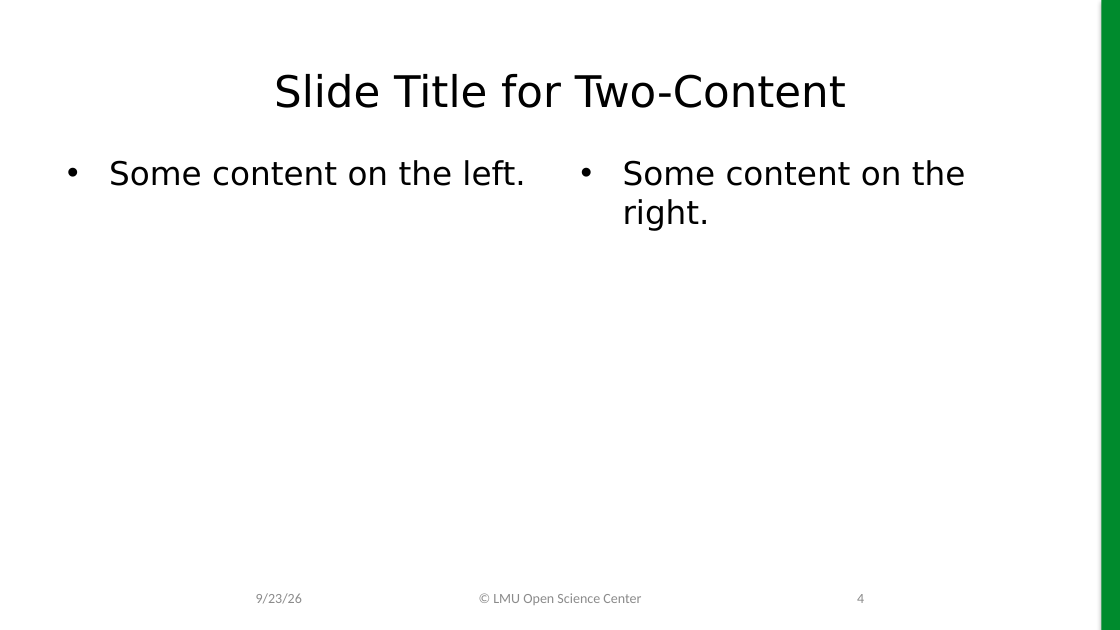
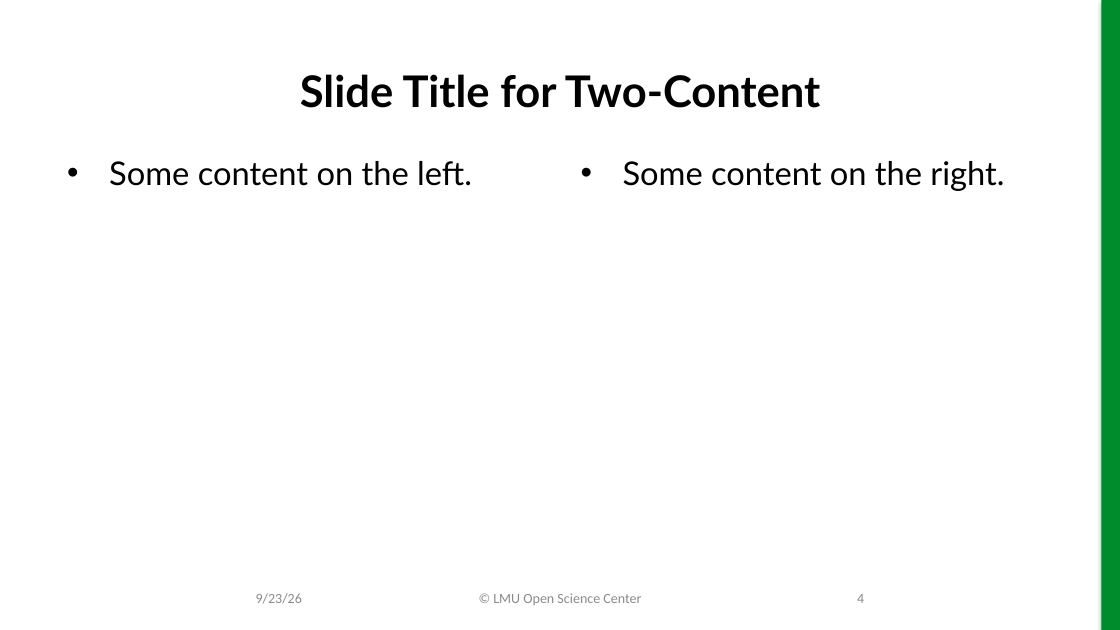
Before and after one commit to lmu-osc/train-the-trainer-test-repo-separate-slidedeck-zenodo, a slide deck: slide 4 of working-template.pptx. Drawn at 1120x630 pixels with LibreOffice and Linux fonts; fonts in the diff are those of the drawing; background and template pictures are left out. Boxes give left, top, right and bottom in pixels: in the first picture for what was removed or moved away, otherwise in the second. Text is boxed around its words. In the diff, an @@ line names an element or a change of style, - is before the commit and + after.

Commit message:
Change font style to Aptos

```diff
--- a/working-template.pptx
+++ b/working-template.pptx
@@ title "Slide Title for Two-Content" at [300, 74, 820, 108]: font DejaVu Sans to Lato, bold on @@
@@ text "Some content on the left." at [109, 161, 472, 186]: font DejaVu Sans to Lato @@
@@ text "Some content on the right." at [623, 161, 1004, 191]: font DejaVu Sans to Lato @@
```
Also in this commit, not shown: 3 other slides changed.
